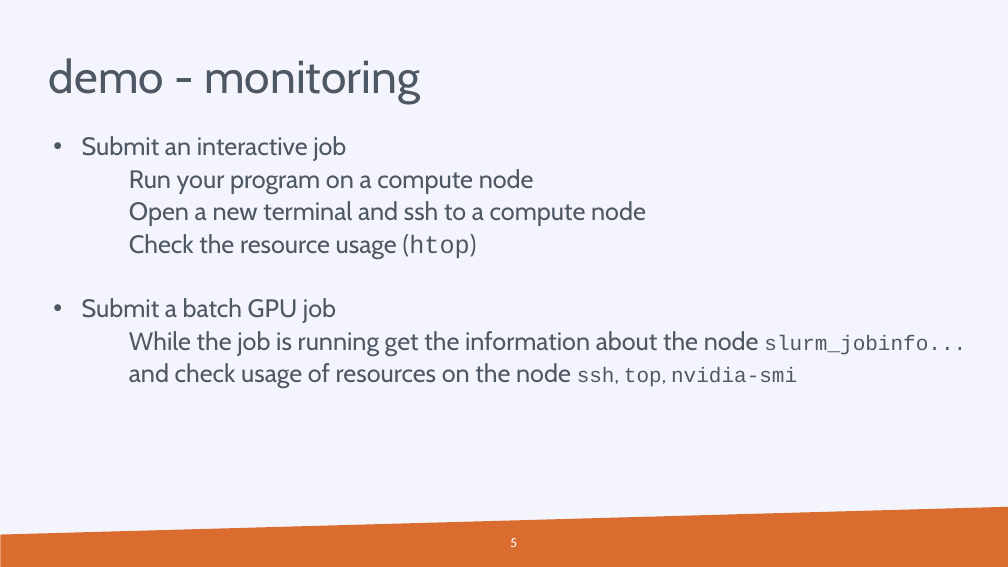
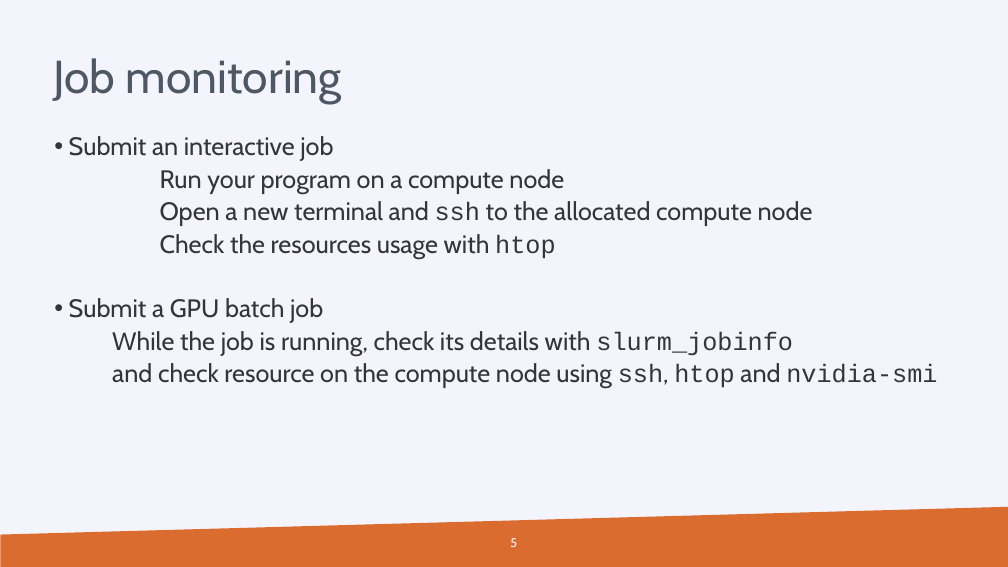
Before and after one commit to hpcleuven/HPC-intro, a slide deck: slide 5 of VSCintro-demo.pptx. Drawn at 1008x567 pixels with LibreOffice and Linux fonts; fonts in the diff are those of the drawing; background and template pictures are left out. Boxes give left, top, right and bottom in pixels: in the first picture for what was removed or moved away, otherwise in the second. Text is boxed around its words. In the diff, an @@ line names an element or a change of style, - is before the commit and + after.

```diff
--- a/VSCintro-demo.pptx
+++ b/VSCintro-demo.pptx
@@ title at (53,58,342,104): text changed @@
-demo - monitoring
+Job monitoring
@@ text "Submit an interactive job": place and size @@
-text "Submit an interactive job" at (82,136,966,388)
+text "Submit an interactive job" at (69,136,937,388)
@@ text at (69,136,564,194): text colour #4E5865 to #333639 in "Submit an interactive job", "Run your program on a compute node"; indent changed @@
@@ text at (69,201,937,388): text changed; text colour #4E5865 to #333639 @@
-    Open a new terminal and ssh to a compute node
-    Check the resource usage (htop)
-    • Submit a batch GPU job
-    While the job is running get the information about the node slurm_jobinfo...
-    and check usage of resources on the node ssh, top, nvidia-smi
+    Open a new terminal and ssh to the allocated compute node
+    Check the resources usage with htop
+    • Submit a GPU batch job
+    While the job is running, check its details with slurm_jobinfo
+    and check resource on the compute node using ssh, htop and nvidia-smi
```
Also in this commit, not shown: 8 other slides changed, 2 other files.
